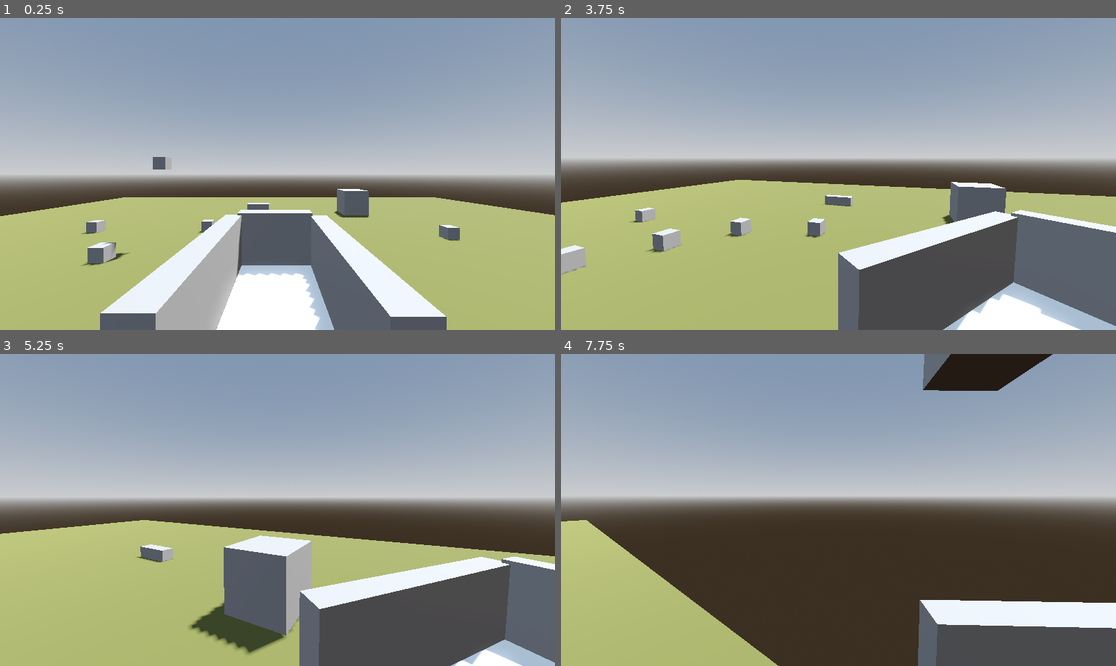
Above: before the commit, frames 1-4 (two rows, left to right).
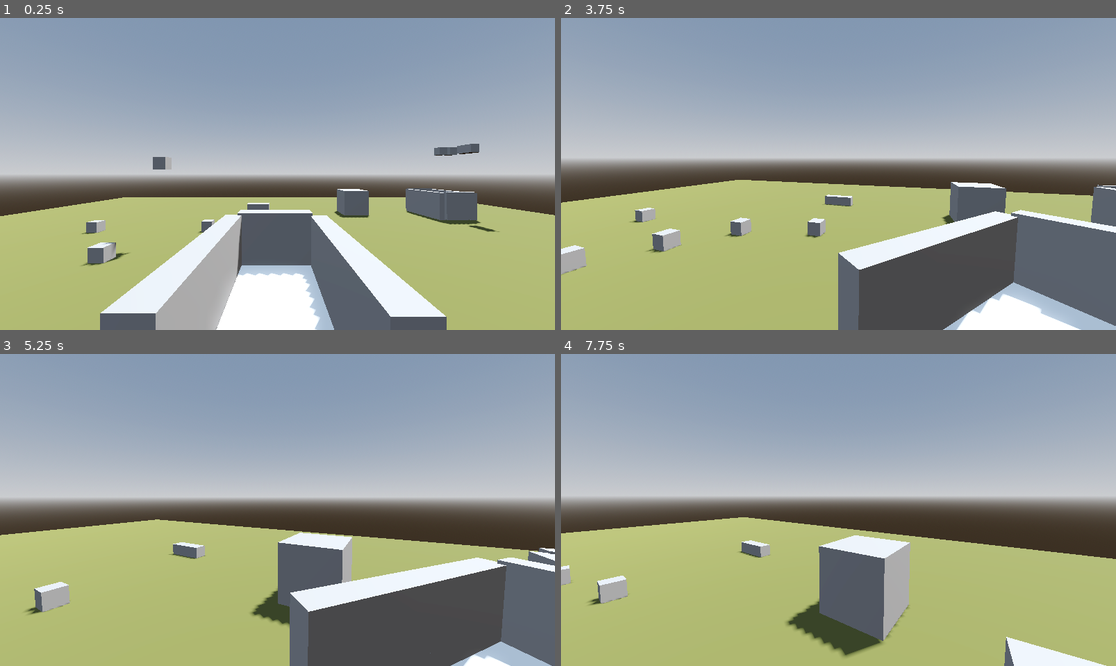
Above: after the commit, the same moments.

Repository: MichaelFar/cartastraphic-chaos
Game: Godot game, scene res://scenes/Michael Debug Scene.tscn
Two runs of this game, one before a commit and one after it. Both use one fixed random seed, a clock stepped at 60 frames per second and the inputs below.
Inputs (mouse positions are in pixels of both pictures, inside the frame that each line leads up to):
- Up to frame 1 (0.25 s): no input
- Up to frame 2 (3.75 s): move the mouse to (960, 158) at 0.52 s; hold D (turn_right) 0.53-1.28 s; click (960, 158) at 0.67 s; move the mouse to (810, 174) at 1.27 s; hold W (forward) from 1.28 s (still down); move the mouse to (849, 167) at 2.02 s; move the mouse to (832, 180) at 2.77 s; click (832, 180) at 2.92 s; move the mouse to (877, 177) at 3.52 s
- Up to frame 3 (5.25 s): keep holding W (forward); move the mouse to (233, 506) at 4.27 s; move the mouse to (283, 510) at 5.02 s; click (283, 510) at 5.17 s
- Up to frame 4 (7.75 s): move the mouse to (816, 503) at 5.77 s; release W (forward) at 5.78 s; hold D (turn_right) 5.78-6.53 s; move the mouse to (866, 510) at 6.52 s; hold W (forward) from 6.53 s (still down); move the mouse to (810, 510) at 7.27 s; click (810, 510) at 7.42 s

The runs differ from the first frame. In frame 1, 1.7% of the frame differs, in the area x 73-90%, y 40-72%; in frame 2, 0.5%; in frame 3, 9.4%; in frame 4, 34%, in the area x 0-100%, y 0-100%.

Commit message:
Completed first draft of how colliding with npc carts will work

Diff:
--- /dev/null
+++ b/global_signal_bus.gd
@@ -0,0 +1,4 @@
+extends Node
+
+
+signal cart_rammed(object_emitting, object_that_is_rammed)
--- a/project.godot
+++ b/project.godot
@@ -18,6 +18,7 @@
 [autoload]
 
 GlobalValues="*res://scripts/global_values.gd"
+GlobalSignalBus="*res://global_signal_bus.gd"
 
 [dotnet]
 
--- a/scenes/Michael Debug Scene.tscn
+++ b/scenes/Michael Debug Scene.tscn
@@ -1,10 +1,11 @@
-[gd_scene load_steps=12 format=3 uid="uid://bv1ls4eki6ob8"]
+[gd_scene load_steps=13 format=3 uid="uid://bv1ls4eki6ob8"]
 
 [ext_resource type="Script" uid="uid://bhtonanho1prp" path="res://scripts/michael_debug_scene.gd" id="1_d1jvf"]
 [ext_resource type="PackedScene" uid="uid://dvl2xwykeekj3" path="res://scenes/PlayerScene.tscn" id="1_ni3o6"]
 [ext_resource type="PackedScene" uid="uid://bqbv472bseb5b" path="res://scenes/ShoppingObject.tscn" id="2_a0vgv"]
 [ext_resource type="PackedScene" uid="uid://dox7ujejs08nv" path="res://scenes/ShoppingObject_large.tscn" id="3_j4ipd"]
 [ext_resource type="PackedScene" uid="uid://be0l8gy7qeeag" path="res://scenes/ShoppingObject_medium.tscn" id="4_d1jvf"]
+[ext_resource type="PackedScene" uid="uid://brm8jl7ufyb2h" path="res://scenes/NPCCartScene.tscn" id="6_cc7sd"]
 
 [sub_resource type="ProceduralSkyMaterial" id="ProceduralSkyMaterial_kpdrb"]
 sky_horizon_color = Color(0.66224277, 0.6717428, 0.6867428, 1)
@@ -68,7 +69,16 @@
 transform = Transform3D(1, 0, 0, 0, 1, 0, 0, 0, 1, -0.56832397, 0.15, -2.897491)
 
 [node name="ShoppingObject6" parent="." instance=ExtResource("2_a0vgv")]
-transform = Transform3D(1, 0, 0, 0, 1, 0, 0, 0, 1, 4.4156613, 0.15, -1.6700068)
+transform = Transform3D(1, 0, 0, 0, 1, 0, 0, 0, 1, 6.5427876, 2.9053001, -4.5894823)
+
+[node name="ShoppingObject12" parent="." instance=ExtResource("2_a0vgv")]
+transform = Transform3D(1, 0, 0, 0, 1, 0, 0, 0, 1, 6.9391885, 2.9053001, -4.5894823)
+
+[node name="ShoppingObject13" parent="." instance=ExtResource("2_a0vgv")]
+transform = Transform3D(1, 0, 0, 0, 1, 0, 0, 0, 1, 6.9391885, 2.9053001, -3.830871)
+
+[node name="ShoppingObject14" parent="." instance=ExtResource("2_a0vgv")]
+transform = Transform3D(1, 0, 0, 0, 1, 0, 0, 0, 1, 6.9391885, 2.9053001, -3.830871)
 
 [node name="ShoppingObject7" parent="." instance=ExtResource("3_j4ipd")]
 transform = Transform3D(1, 0, 0, 0, 1, 0, 0, 0, 1, 6.331025, 0.5, 1.5974667)
@@ -84,3 +94,6 @@
 
 [node name="ShoppingObject11" parent="." instance=ExtResource("2_a0vgv")]
 transform = Transform3D(1, 0, 0, 0, 1, 0, 0, 0, 1, -3.0018253, 2.241834, -1.2958937)
+
+[node name="NpcCartScene" parent="." instance=ExtResource("6_cc7sd")]
+transform = Transform3D(1, 0, 0, 0, 1, 0, 0, 0, 1, 6.501959, 0, -4.2045035)
--- /dev/null
+++ b/scenes/NPCCartScene.tscn
@@ -0,0 +1,167 @@
+[gd_scene load_steps=10 format=3 uid="uid://brm8jl7ufyb2h"]
+
+[ext_resource type="Script" uid="uid://54g6vwd1n444" path="res://scripts/npc_cart.gd" id="1_tw8g5"]
+[ext_resource type="PackedScene" uid="uid://bqncphdphm4nt" path="res://scenes/cart_manager.tscn" id="1_wa18g"]
+
+[sub_resource type="ConvexPolygonShape3D" id="ConvexPolygonShape3D_wa18g"]
+points = PackedVector3Array(-0.5, -0.5, -0.5, 0.5, 0.5, 0.5, 0.5, -0.5, 0.5, 0.5, 0.5, -0.5, -0.5, 0.5, 0.5, 0.5, -0.5, -0.5, -0.5, -0.5, 0.5, -0.5, 0.5, -0.5)
+
+[sub_resource type="ConvexPolygonShape3D" id="ConvexPolygonShape3D_tw8g5"]
+points = PackedVector3Array(-0.5, -0.5, -0.5, 0.5, 0.5, 0.5, 0.5, -0.5, 0.5, 0.5, 0.5, -0.5, -0.5, 0.5, 0.5, 0.5, -0.5, -0.5, -0.5, -0.5, 0.5, -0.5, 0.5, -0.5)
+
+[sub_resource type="ConvexPolygonShape3D" id="ConvexPolygonShape3D_6pg31"]
+points = PackedVector3Array(-0.5, -0.5, -0.5, 0.5, 0.5, 0.5, 0.5, -0.5, 0.5, 0.5, 0.5, -0.5, -0.5, 0.5, 0.5, 0.5, -0.5, -0.5, -0.5, -0.5, 0.5, -0.5, 0.5, -0.5)
+
+[sub_resource type="ConvexPolygonShape3D" id="ConvexPolygonShape3D_qdb6c"]
+points = PackedVector3Array(-0.5, -0.5, -0.5, 0.5, 0.5, 0.5, 0.5, -0.5, 0.5, 0.5, 0.5, -0.5, -0.5, 0.5, 0.5, 0.5, -0.5, -0.5, -0.5, -0.5, 0.5, -0.5, 0.5, -0.5)
+
+[sub_resource type="BoxShape3D" id="BoxShape3D_wa18g"]
+size = Vector3(1, 3.9555664, 1.8588867)
+
+[sub_resource type="BoxMesh" id="BoxMesh_tw8g5"]
+
+[sub_resource type="StandardMaterial3D" id="StandardMaterial3D_6pg31"]
+
+[node name="NpcCartScene" type="RigidBody3D" node_paths=PackedStringArray("cartManager")]
+mass = 0.2
+script = ExtResource("1_tw8g5")
+cartManager = NodePath("CartManager")
+
+[node name="CartManager" parent="." node_paths=PackedStringArray("cartOwner") instance=ExtResource("1_wa18g")]
+cartOwner = NodePath("..")
+
+[node name="ObjectCollision" type="StaticBody3D" parent="."]
+transform = Transform3D(0.82531, 0, 0, 0, 1, 0, 0, 0, 0.89932173, 0, 0, 0)
+collision_layer = 2
+collision_mask = 2
+
+[node name="CollisionShape3D" type="CollisionShape3D" parent="ObjectCollision"]
+transform = Transform3D(0.21951067, 0, 0, 0, 1, 0, 0, 0, 1, 0.55475396, 0.5, 0)
+shape = SubResource("ConvexPolygonShape3D_wa18g")
+
+[node name="CollisionShape3D2" type="CollisionShape3D" parent="ObjectCollision"]
+transform = Transform3D(-9.595117e-09, -1, 0, 0.21951067, -4.371139e-08, 0, 0, 0, 1, 0.035316646, 0.14747652, 0)
+shape = SubResource("ConvexPolygonShape3D_wa18g")
+
+[node name="CollisionShape3D6" type="CollisionShape3D" parent="ObjectCollision"]
+transform = Transform3D(-9.595117e-09, -1, 0, 0.21951067, -4.371139e-08, 0, 0, 0, 1, 0.035316646, 0.14747652, -0.98640317)
+shape = SubResource("ConvexPolygonShape3D_wa18g")
+
+[node name="CollisionShape3D3" type="CollisionShape3D" parent="ObjectCollision"]
+transform = Transform3D(-9.595117e-09, -1, 4.371139e-08, 0, -4.371139e-08, -1, 0.21951067, -4.371139e-08, 1.9106855e-15, -0.035232604, 0.5436765, -1.5084097)
+shape = SubResource("ConvexPolygonShape3D_tw8g5")
+
+[node name="CollisionShape3D4" type="CollisionShape3D" parent="ObjectCollision"]
+transform = Transform3D(0.21951067, 0, 0, 0, 1, 0, 0, 0, 1, -0.5887243, 0.51238596, 0)
+shape = SubResource("ConvexPolygonShape3D_6pg31")
+
+[node name="CollisionShape3D9" type="CollisionShape3D" parent="ObjectCollision"]
+transform = Transform3D(0.21951067, 0, 0, 0, 1, 0, 0, 0, 1, -0.5887243, 0.51238596, -0.9598976)
+shape = SubResource("ConvexPolygonShape3D_6pg31")
+
+[node name="CollisionShape3D10" type="CollisionShape3D" parent="ObjectCollision"]
+transform = Transform3D(0.21951067, 0, 0, 0, 1, 0, 0, 0, 1, 0.5698269, 0.51238596, -0.9598976)
+shape = SubResource("ConvexPolygonShape3D_6pg31")
+
+[node name="CollisionShape3D5" type="CollisionShape3D" parent="ObjectCollision"]
+transform = Transform3D(-9.595117e-09, -1, 4.371139e-08, 0, -4.371139e-08, -1, 0.21951067, -4.371139e-08, 1.9106855e-15, -0.035232604, 0.5436765, 0.5046561)
+shape = SubResource("ConvexPolygonShape3D_qdb6c")
+
+[node name="CollisionShape3D" type="CollisionShape3D" parent="."]
+transform = Transform3D(0.21951067, 0, 0, 0, 1, 0, 0, 0, 1, 0.55475396, 0.5, 0)
+shape = SubResource("ConvexPolygonShape3D_wa18g")
+
+[node name="CollisionShape3D2" type="CollisionShape3D" parent="."]
+transform = Transform3D(-9.595117e-09, -1, 0, 0.21951067, -4.371139e-08, 0, 0, 0, 1, 0.035316646, 0.14747652, 0)
+shape = SubResource("ConvexPolygonShape3D_wa18g")
+
+[node name="CollisionShape3D6" type="CollisionShape3D" parent="."]
+transform = Transform3D(-9.595117e-09, -1, 0, 0.21951067, -4.371139e-08, 0, 0, 0, 1, 0.035316646, 0.14747652, -0.98640317)
+shape = SubResource("ConvexPolygonShape3D_wa18g")
+
+[node name="CollisionShape3D3" type="CollisionShape3D" parent="."]
+transform = Transform3D(-9.595117e-09, -1, 4.371139e-08, 0, -4.371139e-08, -1, 0.21951067, -4.371139e-08, 1.9106855e-15, -0.035232604, 0.5436765, -1.5084097)
+shape = SubResource("ConvexPolygonShape3D_tw8g5")
+
+[node name="CollisionShape3D4" type="CollisionShape3D" parent="."]
+transform = Transform3D(0.21951067, 0, 0, 0, 1, 0, 0, 0, 1, -0.5887243, 0.51238596, 0)
+shape = SubResource("ConvexPolygonShape3D_6pg31")
+
+[node name="CollisionShape3D9" type="CollisionShape3D" parent="."]
+transform = Transform3D(0.21951067, 0, 0, 0, 1, 0, 0, 0, 1, -0.5887243, 0.51238596, -0.9598976)
+shape = SubResource("ConvexPolygonShape3D_6pg31")
+
+[node name="CollisionShape3D10" type="CollisionShape3D" parent="."]
+transform = Transform3D(0.21951067, 0, 0, 0, 1, 0, 0, 0, 1, 0.5698269, 0.51238596, -0.9598976)
+shape = SubResource("ConvexPolygonShape3D_6pg31")
+
+[node name="CollisionShape3D5" type="CollisionShape3D" parent="."]
+transform = Transform3D(-9.595117e-09, -1, 4.371139e-08, 0, -4.371139e-08, -1, 0.21951067, -4.371139e-08, 1.9106855e-15, -0.035232604, 0.5436765, 0.5046561)
+shape = SubResource("ConvexPolygonShape3D_qdb6c")
+
+[node name="ObjectContainer" type="Area3D" parent="."]
+collision_layer = 2
+collision_mask = 2
+
+[node name="CollisionShape3D" type="CollisionShape3D" parent="ObjectContainer"]
+transform = Transform3D(1, 0, 0, 0, 1, 0, 0, 0, 1, 0, 2.0221252, -0.42944336)
+shape = SubResource("BoxShape3D_wa18g")
+
+[node name="MeshInstance3D" type="MeshInstance3D" parent="."]
+transform = Transform3D(0.21951067, 0, 0, 0, 1, 0, 0, 0, 1, 0.55475396, 0.5, 0)
+mesh = SubResource("BoxMesh_tw8g5")
+skeleton = NodePath("../..")
+
+[node name="MeshInstance3D2" type="MeshInstance3D" parent="."]
+transform = Transform3D(0.21951067, 0, 0, 0, 1, 0, 0, 0, 1, 0.55475396, 0.5, -0.97399205)
+mesh = SubResource("BoxMesh_tw8g5")
+skeleton = NodePath("../..")
+
+[node name="MeshInstance3D3" type="MeshInstance3D" parent="."]
+transform = Transform3D(-9.595117e-09, -1, 0, 0.21951067, -4.371139e-08, 0, 0, 0, 1, -0.035232604, 0.23403811, 0)
+material_override = SubResource("StandardMaterial3D_6pg31")
+mesh = SubResource("BoxMesh_tw8g5")
+skeleton = NodePath("../../..")
+
+[node name="MeshInstance3D4" type="MeshInstance3D" parent="."]
+transform = Transform3D(-9.595117e-09, -1, 0, 0.21951067, -4.371139e-08, 0, 0, 0, 1, -0.035232604, 0.23403811, -0.9313401)
+material_override = SubResource("StandardMaterial3D_6pg31")
+mesh = SubResource("BoxMesh_tw8g5")
+skeleton = NodePath("../../..")
+
+[node name="MeshInstance3D5" type="MeshInstance3D" parent="."]
+transform = Transform3D(-9.595117e-09, -1, 0, -9.595117e-09, 5.463399e-15, -1, 0.21951067, -4.371139e-08, -4.371139e-08, -0.035232604, 0.5436765, -1.5141951)
+mesh = SubResource("BoxMesh_tw8g5")
+skeleton = NodePath("../..")
+
+[node name="MeshInstance3D6" type="MeshInstance3D" parent="."]
+transform = Transform3D(0.21951067, 0, 0, 0, 1, 0, 0, 0, 1, -0.5887243, 0.51238596, 0)
+mesh = SubResource("BoxMesh_tw8g5")
+skeleton = NodePath("../..")
+
+[node name="MeshInstance3D7" type="MeshInstance3D" parent="."]
+transform = Transform3D(0.21951067, 0, 0, 0, 1, 0, 0, 0, 1, -0.5887243, 0.51238596, -0.96691227)
+mesh = SubResource("BoxMesh_tw8g5")
+skeleton = NodePath("../..")
+
+[node name="HiddenCube" type="MeshInstance3D" parent="."]
+transform = Transform3D(-9.595117e-09, -1, 0, -9.595117e-09, 5.463399e-15, -1, 0.21951067, -4.371139e-08, -4.371139e-08, -0.035232604, 0.5436765, 0.5046561)
+mesh = SubResource("BoxMesh_tw8g5")
+skeleton = NodePath("../..")
+
+[node name="EjectPointContainer" type="Node3D" parent="."]
+transform = Transform3D(2.3852696, 0, 0, 0, 1, 0, 0, 0, 2.8681164, 0, 5.6261063, -1.9562936)
+
+[node name="Marker3D" type="Marker3D" parent="EjectPointContainer"]
+transform = Transform3D(1, 0, 0, 0, 1, 0, 0, 0, 1, -1.525696, 0, -2.2871318)
+
+[node name="Marker3D2" type="Marker3D" parent="EjectPointContainer"]
+transform = Transform3D(1, 0, 0, 0, 1, 0, 0, 0, 1, 1.8654314, 0, -2.2738051)
+
+[node name="Marker3D3" type="Marker3D" parent="EjectPointContainer"]
+transform = Transform3D(1, 0, 0, 0, 1, 0, 0, 0, 1, -1.8787565, 0, -0.017594635)
+
+[node name="Marker3D4" type="Marker3D" parent="EjectPointContainer"]
+transform = Transform3D(1, 0, 0, 0, 1, 0, 0, 0, 1, 2.069921, 0, -0.00845331)
+
+[connection signal="body_entered" from="ObjectContainer" to="." method="_on_object_container_body_entered"]
--- a/scenes/PlayerScene.tscn
+++ b/scenes/PlayerScene.tscn
@@ -1,7 +1,7 @@
-[gd_scene load_steps=13 format=3 uid="uid://dvl2xwykeekj3"]
+[gd_scene load_steps=14 format=3 uid="uid://dvl2xwykeekj3"]
 
 [ext_resource type="Script" uid="uid://boy7evgyjn6g7" path="res://scripts/player_scene.gd" id="1_f302p"]
-[ext_resource type="Script" uid="uid://b4qetqmmvdyad" path="res://scripts/cart_manager.gd" id="2_vdp4a"]
+[ext_resource type="PackedScene" uid="uid://bqncphdphm4nt" path="res://scenes/cart_manager.tscn" id="2_vdp4a"]
 
 [sub_resource type="BoxShape3D" id="BoxShape3D_4kqly"]
 size = Vector3(1.406189, 0.1, 1)
@@ -31,6 +31,9 @@
 [sub_resource type="BoxShape3D" id="BoxShape3D_vdp4a"]
 size = Vector3(2.1218262, 1, 2.5133057)
 
+[sub_resource type="BoxShape3D" id="BoxShape3D_hwioa"]
+size = Vector3(2.0559387, 1, 3.036377)
+
 [node name="PlayerSceneParent" type="Node3D"]
 
 [node name="HeadContainer" type="Node3D" parent="."]
@@ -40,7 +43,7 @@
 [node name="Camera3D" type="Camera3D" parent="HeadContainer/Head"]
 transform = Transform3D(1, 0, 0, 0, 1, 0, 0, 0, 1, 0, 0.5, 0.44524097)
 
-[node name="PlayerScene" type="CharacterBody3D" parent="." node_paths=PackedStringArray("head", "headContainer", "headMarker", "cartMeshContainer", "cartManager", "camera", "objectSpawnMarker", "ejectPointContainer")]
+[node name="PlayerScene" type="CharacterBody3D" parent="." node_paths=PackedStringArray("head", "headContainer", "headMarker", "cartMeshContainer", "cartManager", "camera", "objectSpawnMarker")]
 script = ExtResource("1_f302p")
 rotationRate = 20.0
 head = NodePath("../HeadContainer/Head")
@@ -50,27 +53,9 @@
 cartManager = NodePath("CartManager")
 camera = NodePath("../HeadContainer/Head/Camera3D")
 objectSpawnMarker = NodePath("ObjectSpawnMarker")
-ejectPointContainer = NodePath("EjectPointContainer")
-
-[node name="EjectPointContainer" type="Node3D" parent="PlayerScene"]
-transform = Transform3D(2.3852696, 0, 0, 0, 1, 0, 0, 0, 2.8681164, 0, 5.6261063, -1.9562936)
-
-[node name="Marker3D" type="Marker3D" parent="PlayerScene/EjectPointContainer"]
-transform = Transform3D(1, 0, 0, 0, 1, 0, 0, 0, 1, -1.525696, 0, -2.2871318)
-
-[node name="Marker3D2" type="Marker3D" parent="PlayerScene/EjectPointContainer"]
-transform = Transform3D(1, 0, 0, 0, 1, 0, 0, 0, 1, 1.8654314, 0, -2.2738051)
-
-[node name="Marker3D3" type="Marker3D" parent="PlayerScene/EjectPointContainer"]
-transform = Transform3D(1, 0, 0, 0, 1, 0, 0, 0, 1, -1.8787565, 0, -0.017594635)
-
-[node name="Marker3D4" type="Marker3D" parent="PlayerScene/EjectPointContainer"]
-transform = Transform3D(1, 0, 0, 0, 1, 0, 0, 0, 1, 2.069921, 0, -0.00845331)
-
-[node name="CartManager" type="Node3D" parent="PlayerScene" node_paths=PackedStringArray("testTimer")]
-script = ExtResource("2_vdp4a")
-shouldEject = false
-testTimer = NodePath("../TestEjectTimer")
+
+[node name="CartManager" parent="PlayerScene" node_paths=PackedStringArray("cartOwner") instance=ExtResource("2_vdp4a")]
+cartOwner = NodePath("..")
 
 [node name="TestEjectTimer" type="Timer" parent="PlayerScene"]
 wait_time = 6.0
@@ -141,6 +126,14 @@
 transform = Transform3D(-9.595117e-09, -1, 4.371139e-08, 0, -4.371139e-08, -1, 0.21951067, -4.371139e-08, 1.9106855e-15, -0.035232604, -1.1338649, 0.5046561)
 shape = SubResource("ConvexPolygonShape3D_3lb1s")
 
+[node name="CollisionShape3D21" type="CollisionShape3D" parent="PlayerScene/ObjectRamps"]
+transform = Transform3D(0.048184935, 0, 0, 0, 0.8828489, 0, 0, 0, 0.9573292, -0.5773838, -2.1789694, -0.9580914)
+shape = SubResource("ConvexPolygonShape3D_hwioa")
+
+[node name="CollisionShape3D22" type="CollisionShape3D" parent="PlayerScene/ObjectRamps"]
+transform = Transform3D(0.048184935, 0, 0, 0, 0.8828489, 0, 0, 0, 0.9573292, 0.49238306, -2.1789694, -0.9580914)
+shape = SubResource("ConvexPolygonShape3D_hwioa")
+
 [node name="CollisionShape3D18" type="CollisionShape3D" parent="PlayerScene/ObjectRamps"]
 transform = Transform3D(-9.595117e-09, -1, 4.371139e-08, 0, -4.371139e-08, -1, 0.21951067, -4.371139e-08, 1.9106855e-15, -0.035232604, -0.1417687, 0.5046561)
 shape = SubResource("ConvexPolygonShape3D_3lb1s")
@@ -160,6 +153,14 @@
 transform = Transform3D(0.21951067, 0, 0, 0, 1, 0, 0, 0, 1, -0.5887243, 0.51238596, 0)
 shape = SubResource("ConvexPolygonShape3D_hwioa")
 
+[node name="CollisionShape3D9" type="CollisionShape3D" parent="PlayerScene"]
+transform = Transform3D(0.21951067, 0, 0, 0, 1, 0, 0, 0, 1, -0.5887243, 0.51238596, -0.9598976)
+shape = SubResource("ConvexPolygonShape3D_hwioa")
+
+[node name="CollisionShape3D10" type="CollisionShape3D" parent="PlayerScene"]
+transform = Transform3D(0.21951067, 0, 0, 0, 1, 0, 0, 0, 1, 0.5698269, 0.51238596, -0.9598976)
+shape = SubResource("ConvexPolygonShape3D_hwioa")
+
 [node name="CollisionShape3D5" type="CollisionShape3D" parent="PlayerScene"]
 transform = Transform3D(-9.595117e-09, -1, 4.371139e-08, 0, -4.371139e-08, -1, 0.21951067, -4.371139e-08, 1.9106855e-15, -0.035232604, 0.5436765, 0.5046561)
 shape = SubResource("ConvexPolygonShape3D_3lb1s")
@@ -253,7 +254,13 @@
 transform = Transform3D(-4.371139e-08, 0, -1, 0, 1, 0, 1, 0, -4.371139e-08, -0.022306174, 0.5, -1.7413331)
 shape = SubResource("BoxShape3D_vdp4a")
 
-[connection signal="timeout" from="PlayerScene/TestEjectTimer" to="PlayerScene/CartManager" method="_on_test_eject_timer_timeout"]
+[node name="CollisionZone" type="Area3D" parent="PlayerScene"]
+
+[node name="CollisionShape3D" type="CollisionShape3D" parent="PlayerScene/CollisionZone"]
+transform = Transform3D(1, 0, 0, 0, 1, 0, 0, 0, 1, 0.006970167, 0.62392855, -0.62316895)
+shape = SubResource("BoxShape3D_hwioa")
+
 [connection signal="body_entered" from="PlayerScene/ObjectContainer" to="PlayerScene" method="_on_object_container_body_entered"]
 [connection signal="body_exited" from="PlayerScene/ObjectContainer" to="PlayerScene" method="_on_object_container_body_exited"]
 [connection signal="body_entered" from="PlayerScene/ObjectCollector" to="PlayerScene" method="_on_object_collector_body_entered"]
+[connection signal="body_entered" from="PlayerScene/CollisionZone" to="PlayerScene" method="_on_collision_zone_body_entered"]
--- /dev/null
+++ b/scenes/cart_manager.tscn
@@ -0,0 +1,23 @@
+[gd_scene load_steps=2 format=3 uid="uid://bqncphdphm4nt"]
+
+[ext_resource type="Script" uid="uid://b4qetqmmvdyad" path="res://scripts/cart_manager.gd" id="1_xw5ik"]
+
+[node name="CartManager" type="Node3D" node_paths=PackedStringArray("ejectPointContainer")]
+script = ExtResource("1_xw5ik")
+shouldEject = false
+ejectPointContainer = NodePath("EjectPointContainer")
+
+[node name="EjectPointContainer" type="Node3D" parent="."]
+transform = Transform3D(2.3852696, 0, 0, 0, 1, 0, 0, 0, 2.8681164, 0, 5.6261063, -1.9562936)
+
+[node name="Marker3D" type="Marker3D" parent="EjectPointContainer"]
+transform = Transform3D(1, 0, 0, 0, 1, 0, 0, 0, 1, -1.525696, 0, -2.2871318)
+
+[node name="Marker3D2" type="Marker3D" parent="EjectPointContainer"]
+transform = Transform3D(1, 0, 0, 0, 1, 0, 0, 0, 1, 1.8654314, 0, -2.2738051)
+
+[node name="Marker3D3" type="Marker3D" parent="EjectPointContainer"]
+transform = Transform3D(1, 0, 0, 0, 1, 0, 0, 0, 1, -1.8787565, 0, -0.017594635)
+
+[node name="Marker3D4" type="Marker3D" parent="EjectPointContainer"]
+transform = Transform3D(1, 0, 0, 0, 1, 0, 0, 0, 1, 2.069921, 0, -0.00845331)
--- a/scripts/cart_manager.gd
+++ b/scripts/cart_manager.gd
@@ -3,11 +3,22 @@
 class_name CartManager
 
 var shoppingObjectList : Array[ShoppingObject]
+
+@export var cartOwner : Node3D
 # Called when the node enters the scene tree for the first time.
 @export var shouldEject : bool = true
 
 @export var testTimer : Timer
+
+@export var ejectPointContainer : Node3D
+var ejectPointList := []
+signal has_collided
+
+func _ready():
+	ejectPointList = ejectPointContainer.get_children()
+
 func add_object_to_list(new_item : ShoppingObject):
+
 	if new_item not in shoppingObjectList:
 		print("Adding object to list")
 		shoppingObjectList.append(new_item)
@@ -30,10 +41,10 @@
 			object_to_eject.targetNode.queue_free()
 
 		var rand_obj := RandomNumberGenerator.new()
-		var rand_index := rand_obj.randi_range(0, GlobalValues.player.ejectPointArray.size() - 1)
+		var rand_index := rand_obj.randi_range(0,ejectPointList.size() - 1)
 
-		object_to_eject.apply_force_towards_global_point(GlobalValues.player.ejectPointArray[rand_index], false, 0.01, 10)
-		#object_to_eject.apply_central_impulse(object_to_eject.basis.z * 40)
+		object_to_eject.apply_force_towards_global_point(ejectPointList[rand_index], false, 0.01, 10)
+
 
 func get_random_object() -> ShoppingObject:
 
@@ -56,3 +67,9 @@
 	if(shouldEject):
 		eject_all_items()
 		testTimer.start()
+
+func get_weight_of_items() -> float:
+	var weight : float = 0.0
+	for i in shoppingObjectList:
+		weight += i.weight
+	return weight
--- a/scripts/global_values.gd
+++ b/scripts/global_values.gd
@@ -6,3 +6,7 @@
 # Called when the node enters the scene tree for the first time.
 func _ready() -> void:
 	get_viewport().scaling_3d_scale
+
+func get_loser_cart(cart1 : CartManager, cart2 : CartManager) -> CartManager:
+
+	return cart1 if cart1.get_weight_of_items() <= cart2.get_weight_of_items() else cart2
--- a/scripts/michael_debug_scene.gd
+++ b/scripts/michael_debug_scene.gd
@@ -1,4 +1,5 @@
 extends Node3D
+
 
 
 # Called when the node enters the scene tree for the first time.
--- /dev/null
+++ b/scripts/npc_cart.gd
@@ -0,0 +1,25 @@
+extends RigidBody3D
+
+class_name NPCCart
+@export var cartManager : CartManager
+
+
+func _ready() -> void:
+	cartManager.has_collided.connect(behavior_on_collision)
+
+	#GlobalSignalBus.cart_rammed.connect(object_rammed)
+
+func object_rammed(incoming_object: Node3D, other_object : Node3D):
+
+	cartManager.eject_all_items()
+
+func _on_object_container_body_entered(body: Node3D) -> void:
+	if(body is ShoppingObject):
+		var shopping_object : ShoppingObject = body
+		body.cartParent = self
+		if(!shopping_object.object_secured_in_cart.is_connected(cartManager.add_object_to_list)):
+			shopping_object.object_secured_in_cart.connect(cartManager.add_object_to_list)
+		shopping_object.isInCart = true
+
+func behavior_on_collision():
+	cartManager.eject_all_items()
--- a/scripts/player_scene.gd
+++ b/scripts/player_scene.gd
@@ -22,9 +22,7 @@
 
 @export var ramSpeedThreshold : float = 0.8
 
-@export var ejectPointContainer : Node3D
 
-var ejectPointArray : Array[Node]
 
 var look_rotation : Vector2
 
@@ -34,10 +32,13 @@
 
 var deltaCounter : float = 0.0
 
+var isRamming : bool = false
+
 func _ready():
 	GlobalValues.player = self
 	originalRotationRate = rotationRate
-	ejectPointArray = ejectPointContainer.get_children()
+
+	cartManager.has_collided.connect(behavior_on_collision)
 
 func _physics_process(delta: float) -> void:
 
@@ -45,14 +46,16 @@
 	deltaCounter = clampf(deltaCounter, 0.0, 1.0)
 	var forward_back_input_strength = Input.get_action_strength("forward") - Input.get_action_strength("back")
 
-	velocity = velocity.move_toward(-basis.z * speed * forward_back_input_strength, delta)
+	var velocity_goal_vector : Vector3 = -basis.z * speed * forward_back_input_strength
+
+	velocity = velocity.move_toward(velocity_goal_vector, delta)
 
 	if(velocity.length() >= 0.0):
 		deltaCounter += delta
 	else:
 		deltaCounter = 0.0
 
-	if(velocity.length() <= (-basis.z * speed * forward_back_input_strength).length() / 4.0):
+	if(velocity.length() <= (velocity_goal_vector).length() / 4.0):
 
 		rotationRate = lerpf(originalRotationRate, originalRotationRate * 3, deltaCounter)
 
@@ -106,19 +109,29 @@
 
 
 func _on_object_container_body_entered(body: Node3D) -> void:
+
 	if(body is ShoppingObject):
 		var shopping_object : ShoppingObject = body
+		body.cartParent = cartMeshContainer
 		shopping_object.object_secured_in_cart.connect(cartManager.add_object_to_list)
 		shopping_object.isInCart = true
-
 
 func _on_object_container_body_exited(body: Node3D) -> void:
 
 	if(body is ShoppingObject):
 		var shopping_object : ShoppingObject = body
 		shopping_object.object_secured_in_cart.disconnect(cartManager.add_object_to_list)
+		body.cartParent = null
 		if(!body.freeze):
 			cartManager.pop_from_list(body)
 			#body.targetNode.queue_free()
 			#reparent(GlobalValues.currentLevel)
 		shopping_object.isInCart = false
+
+
+func _on_collision_zone_body_entered(body: Node3D) -> void:
+	if(body is NPCCart):
+		GlobalValues.get_loser_cart(body.cartManager, cartManager).has_collided.emit()
+
+func behavior_on_collision():
+	cartManager.eject_all_items()
--- a/scripts/shopping_object.gd
+++ b/scripts/shopping_object.gd
@@ -9,6 +9,8 @@
 
 @export var collisionShape : CollisionShape3D
 @export var freezeThreshold : float = 0.1
+
+var cartParent : Node3D
 
 var targetNode : Node3D
 
@@ -78,6 +80,6 @@
 func instance_target_node():
 
 	var target_node = Node3D.new()
-	GlobalValues.player.cartMeshContainer.add_child(target_node)
+	cartParent.add_child(target_node)
 	target_node.global_transform = global_transform
 	targetNode = target_node
Not shown, added: global_signal_bus.gd.uid
Not shown, added: scripts/npc_cart.gd.uid
